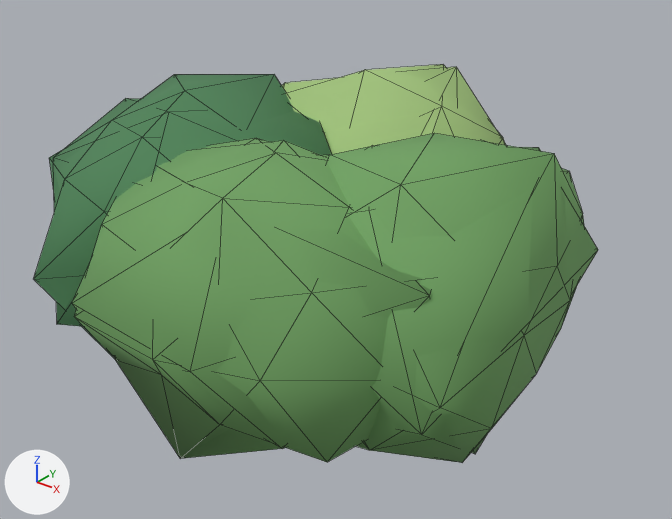
A saved change to the glTF model uminagi-assets/glb/bush.glb.
Rendered twice from a 50 mm lens placed at (1.95, -2.29, 1.82), pointed at (0.08, 0.05, 0.37). The axes (+X, +Y, +Z) are drawn at lower left. The lights are the same throughout. The older version comes first. Mesh edges are drawn as thin lines. Vertices at exactly the same position are counted once.

Names of what the first picture shows: 'bush_body', 'bush_lod1'.
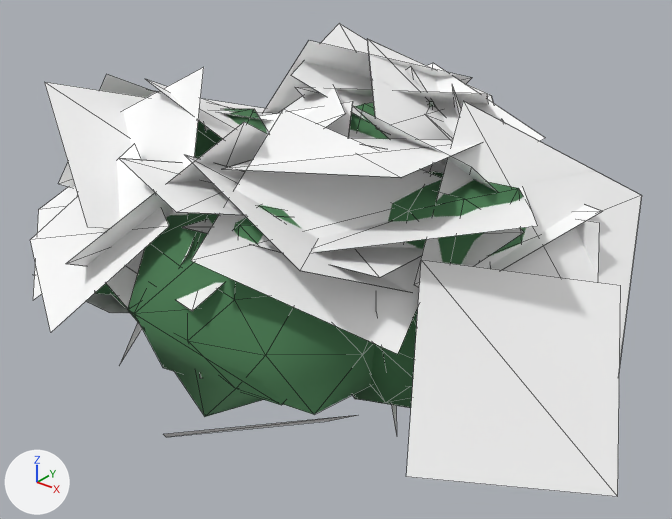
Location of each change, (x1, y1, x2, y2) in pixels of the pictures (672 x 519 px; the box of a moved part takes in the faces that stretch with it):
'bush_body', reshaped, moved, rescaled (11% wider, 19% taller)
    before: (34, 64, 584, 463)
    after: (30, 23, 642, 497)
'bush_lod1', reshaped, moved, rescaled
    before: (53, 67, 598, 459)
    after: (77, 70, 594, 437)
part 1 of me_bush_body, moved or reshaped
    before: (322, 133, 584, 463)
    after: (353, 171, 532, 408)
part 2 of me_bush_body, moved or reshaped
    before: (286, 64, 506, 145)
    after: (350, 103, 389, 139)
part 3 of me_bush_body, moved or reshaped (mostly hidden afterwards)
    before: (34, 74, 294, 358)
    after: (113, 109, 267, 314)
part 4 of me_bush_body, moved or reshaped
    before: (74, 138, 423, 462)
    after: (128, 213, 374, 417)
part 5 of me_bush_body, added
    after: (30, 23, 642, 497)
part 6 of me_bush_lod1, rebuilt
    before: (72, 140, 431, 459)
    after: (135, 205, 302, 405)
part 7 of me_bush_lod1, rebuilt (mostly hidden afterwards)
    before: (282, 67, 499, 154)
    after: (429, 101, 435, 107)
part 8 of me_bush_lod1, rebuilt
    before: (347, 147, 598, 454)
    after: (374, 192, 478, 387)
part 9 of me_bush_lod1, rebuilt (mostly hidden afterwards)
    before: (53, 98, 331, 327)
    after: (95, 283, 116, 295)
part 10 of me_bush_lod1, added
    after: (77, 70, 594, 437)

Patch to the scene script:
```diff
--- a/uminagi-assets/glb/bush.glb.py
+++ b/uminagi-assets/glb/bush.glb.py
@@ me_bush_body @@
 # used by ob_bush_body; parent = ob_bush; location = (-0.0778, 0.105, 0.452); scale = (1.02, 1.02, 1.02)
-me_bush_body.from_pydata(...)  # 168 vertices, 320 faces; spans x -1.0..1.0, y -0.98..0.98, z -0.5..0.5
-me_bush_body.materials.append(mat_leaf)  # green #6fa261
-me_bush_body.materials.append(mat_leaf_light)  # green #a2c47c
+me_bush_body.from_pydata(...)  # 360 vertices, 416 faces; spans x -1.0..1.0, y -0.86..0.86, z -0.48..0.48
+# me_bush_body part 1: the loose piece of 42 vertices spanning x -0.06..1.0, y -0.68..0.65, z -0.49..0.5 is scaled about the mesh origin by 0.61, in mat_leaf_dark (green #4b8155)
+# me_bush_body part 2: the loose piece of 42 vertices spanning x -0.64..0.64, y -0.41..0.98, z -0.47..0.5 is scaled about its middle by 0.61, then moved by (-0.11, -0.03, -0.01), in mat_leaf_dark (green #4b8155)
+# me_bush_body part 3: the loose piece of 42 vertices spanning x -1.0..0.3, y -0.9..0.4, z -0.5..0.46 is scaled about its middle by 0.61, then moved by (-0.06, 0.07, 0.0)
+# me_bush_body part 4: the loose piece of 42 vertices spanning x -0.38..0.83, y -0.98..0.07, z -0.49..0.45 is scaled about its middle by 0.61, then moved by (-0.15, 0.1, 0.01), in mat_leaf_dark (green #4b8155)
+# me_bush_body part 5
+# 192 vertices are added at x -1.0..1.0, y -0.86..0.86, z -0.48..0.48
+# 96 new faces join them, mat_shrub_card (white #ffffff)
 me_bush_body.materials.append(mat_leaf_dark)
+me_bush_body.materials.append(mat_shrub_card)  # white #ffffff
@@ me_bush_lod1 @@
 # used by ob_bush_lod1; parent = ob_bush; location = (-0.0488, 0.0823, 0.44); scale = (0.985, 0.985, 0.985)
-me_bush_lod1.from_pydata(...)  # 56 vertices, 96 faces; spans x -1.0..1.0, y -0.98..0.98, z -0.53..0.53
-me_bush_lod1.materials.append(mat_leaf)  # green #6fa261
-me_bush_lod1.materials.append(mat_leaf_light)  # green #a2c47c
+me_bush_lod1.from_pydata(...)  # 115 vertices, 106 faces; spans x -1.0..1.0, y -0.96..0.96, z -0.56..0.56
+# me_bush_lod1 part 6: the loose piece of 16 vertices spanning x -0.41..0.84, y -0.98..0.08, z -0.49..0.46 is rebuilt with 10 vertices and now spans x -0.48..0.48, y -0.78..0.01, z -0.35..0.36, in mat_leaf_dark (green #4b8155)
+# me_bush_lod1 part 7: the loose piece of 14 vertices spanning x -0.72..0.63, y -0.4..0.98, z -0.47..0.53 is rebuilt with 12 vertices and now spans x -0.7..0.27, y -0.08..0.86, z -0.33..0.38, in mat_leaf_dark (green #4b8155)
+# me_bush_lod1 part 8: the loose piece of 13 vertices spanning x -0.07..1.0, y -0.73..0.69, z -0.5..0.5 is rebuilt with 11 vertices and now spans x -0.09..0.67, y -0.45..0.56, z -0.36..0.37, in mat_leaf_dark (green #4b8155)
+# me_bush_lod1 part 9: the loose piece of 13 vertices spanning x -1.0..0.28, y -0.88..0.44, z -0.53..0.45 is rebuilt with 10 vertices and now spans x -1.0..-0.08, y -0.59..0.35, z -0.32..0.27
+# me_bush_lod1 part 10
+# 72 vertices are added at x -0.64..1.0, y -0.96..0.96, z -0.56..0.56
+# 36 new faces join them, mat_shrub_card (white #ffffff)
 me_bush_lod1.materials.append(mat_leaf_dark)
+me_bush_lod1.materials.append(mat_shrub_card)  # white #ffffff
@@ ob_bush_body @@
 ob_bush_body.parent = ob_bush
-ob_bush_body.location = (-0.0778, 0.105, 0.452)
-ob_bush_body.scale = (1.02, 1.02, 1.02)
+ob_bush_body.location = (0.0606, 0.0823, 0.454)
+ob_bush_body.scale = (1.25, 1.25, 1.25)
@@ ob_bush_lod1 @@
 ob_bush_lod1.parent = ob_bush
-ob_bush_lod1.location = (-0.0488, 0.0823, 0.44)
-ob_bush_lod1.scale = (0.985, 0.985, 0.985)
+ob_bush_lod1.location = (0.135, -0.00711, 0.439)
+ob_bush_lod1.scale = (1.03, 1.03, 1.03)
```
